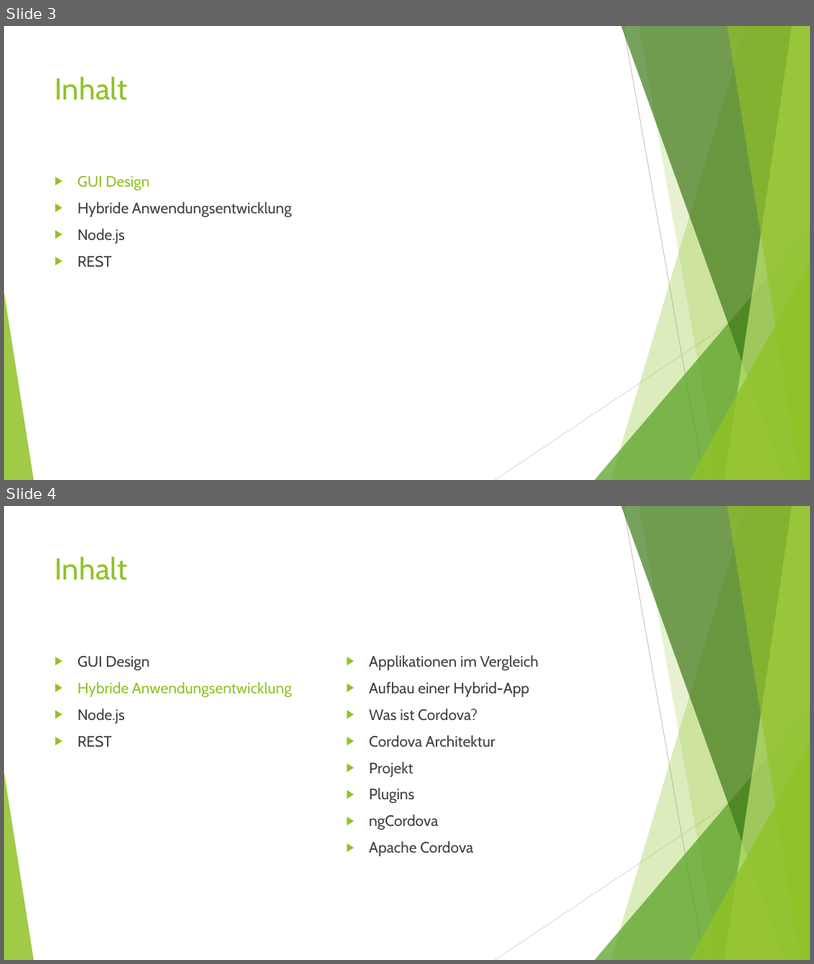
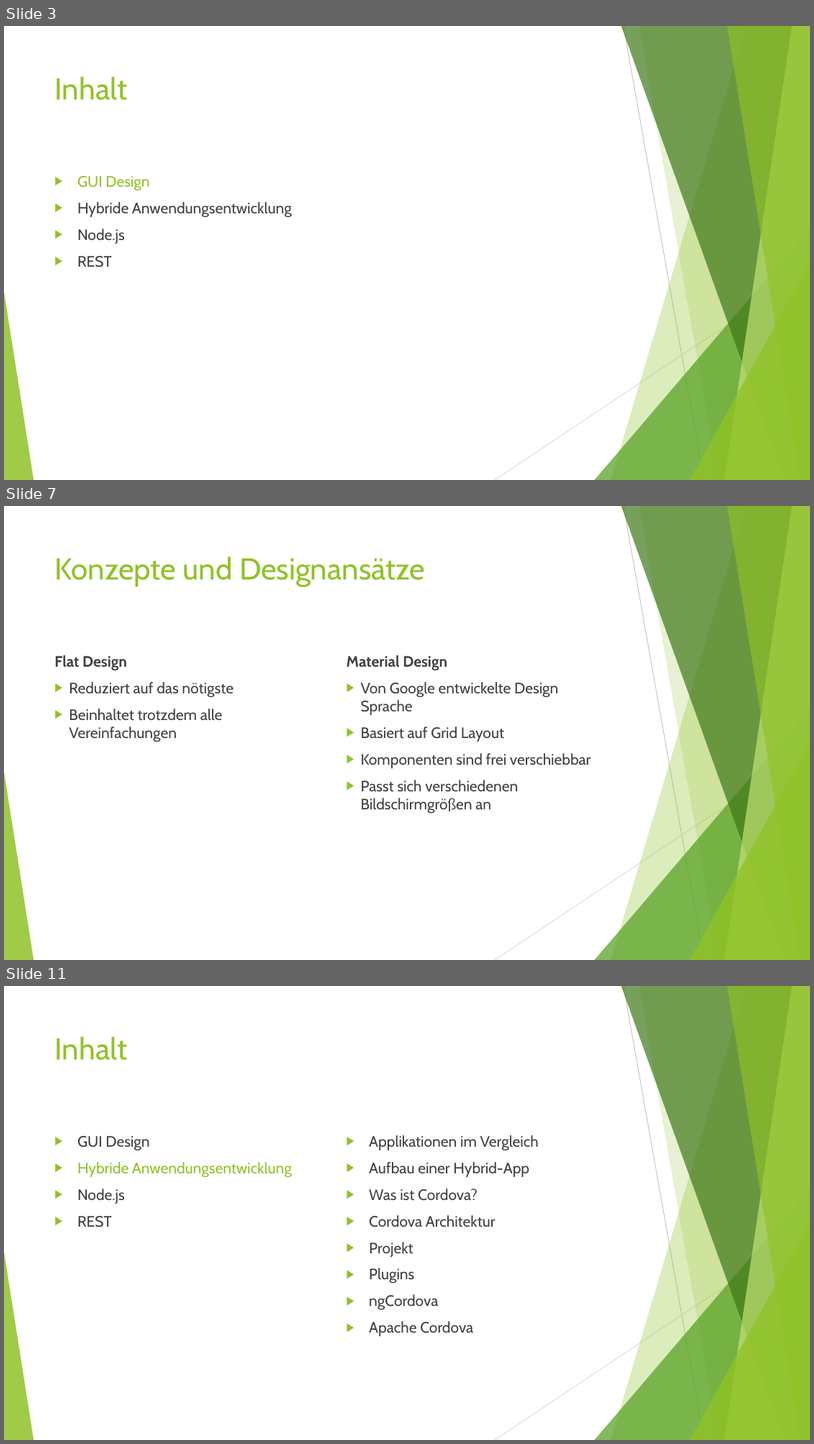
Before and after one commit to Ufo391/KSWE_DOKU, a slide deck: Vortrag/Mobile Anwendungsentwicklung.ppt. Shown one above the other, each under a label of ours: slides 3 and 4 before the commit, slides 3, 7 and 11 after it; the slides between them are not shown. The pictures are 814x964 and 814x1444 pixels, drawn with LibreOffice and Linux fonts; fonts in the diff are those of the drawing. Boxes give left, top, right and bottom in pixels: in the first picture for what was removed or moved away, otherwise in the second. Text is boxed around its words. In the diff, an @@ line names an element or a change of style, - is before the commit and + after.

```diff
--- a/Vortrag/Mobile Anwendungsentwicklung.ppt
+++ b/Vortrag/Mobile Anwendungsentwicklung.ppt
@@ slide 7 added at (x1=4, y1=506, x2=810, y2=960), background #FFFFFF; not listed: 10 template elements that a slide beside it also shows @@
@@ title added at (x1=55, y1=556, x2=425, y2=587), 36 pt, text #90C226 @@
+Konzepte und Designansätze
@@ text added at (x1=54, y1=655, x2=234, y2=742), 18 pt, text #404040 @@
+Flat Design
+▶ Reduziert auf das nötigste
+▶ Beinhaltet trotzdem alle Vereinfachungen
@@ text added at (x1=347, y1=655, x2=592, y2=813), 18 pt, text #404040 @@
+Material Design
+▶ Von Google entwickelte Design Sprache
+▶ Basiert auf Grid Layout
+▶ Komponenten sind frei verschiebbar
+▶ Passt sich verschiedenen Bildschirmgrößen an
@@ what was slide 4 is now slide 11 @@
```
Also in this commit, not shown: 10 other slides added, 3 slides removed.
